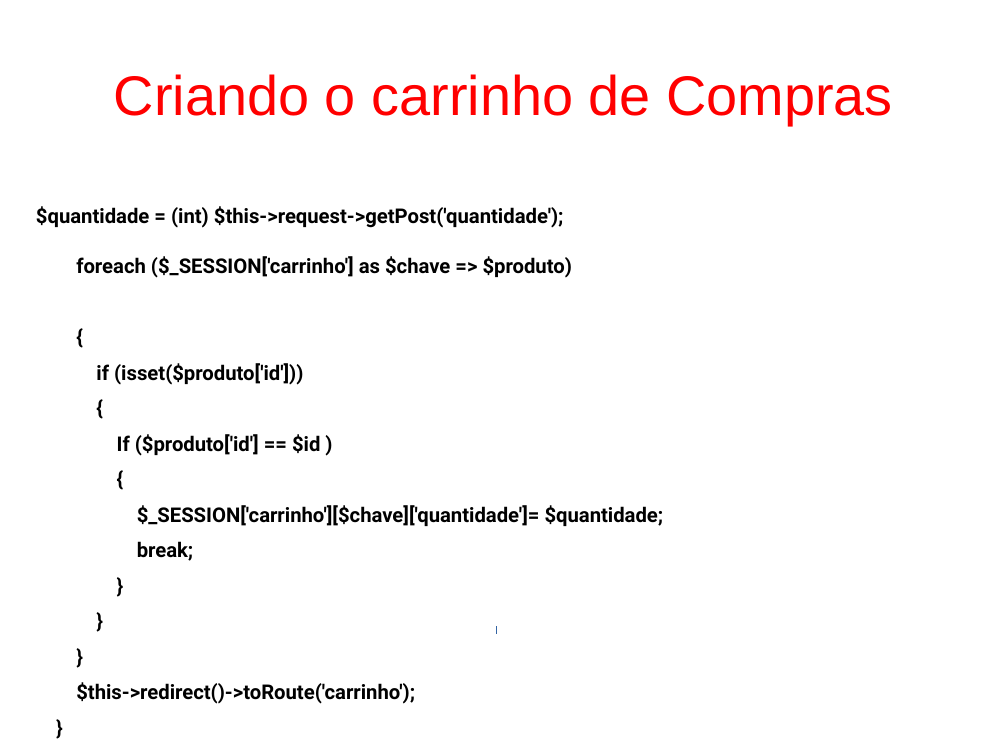
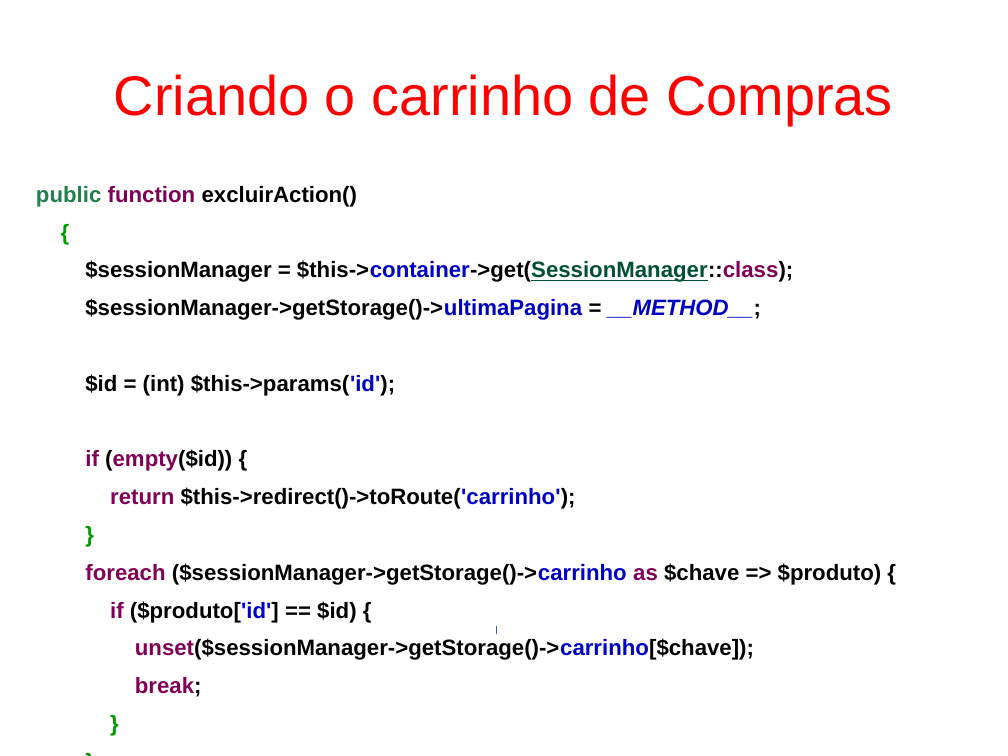
Before and after one commit to fgsl/lojasacme, a slide deck: slide 106 of docs/tutorial.odp (slide 113 before the commit). Drawn at 1008x756 pixels with LibreOffice and Linux fonts; fonts in the diff are those of the drawing. Boxes give left, top, right and bottom in pixels: in the first picture for what was removed or moved away, otherwise in the second. Text is boxed around its words. In the diff, an @@ line names an element or a change of style, - is before the commit and + after.

```diff
--- a/docs/tutorial.odp
+++ b/docs/tutorial.odp
@@ text at [36,186,357,207]: text changed; size 16 to 17.5 pt; font Roboto to Arial @@
-$quantidade = (int) $this->request->getPost('quantidade');
-foreach ($_SESSION['carrinho'] as $chave => $produto)
+public function excluirAction()
@@ text at [36,186,882,697]: paragraph added @@
+return $this->redirect()->toRoute('carrinho');
@@ text "public function excluirAction()": place and size @@
-text "public function excluirAction()" at [36,206,664,704]
+text "public function excluirAction()" at [36,186,882,697]
@@ text at [85,260,882,660]: text changed; size 16 to 17.5 pt; font Roboto to Arial @@
-if (isset($produto['id']))
-{
-If ($produto['id'] == $id )
-{
-$_SESSION['carrinho'][$chave]['quantidade']= $quantidade;
+$sessionManager = $this->container->get(SessionManager::class);
+$sessionManager->getStorage()->ultimaPagina = __METHOD__;
+$id = (int) $this->params('id');
+if (empty($id)) {
+return $this->redirect()->toRoute('carrinho');
+}
+foreach ($sessionManager->getStorage()->carrinho as $chave => $produto) {
+if ($produto['id'] == $id) {
+unset($sessionManager->getStorage()->carrinho[$chave]);
@@ text at [76,682,415,704]: paragraphs removed @@
-$this->redirect()->toRoute('carrinho');
-}
@@ text at [135,677,202,697]: size 16 to 17.5 pt, font Roboto to Arial in "{", "break;", "}", "}" and 1 more places; text colour #000000 to #009900 in "{", "}", "}", "}"; text colour #000000 to #7F0055 in "break;" @@
```
Also in this commit, not shown: 53 other slides changed, 12 slides added, 12 slides removed.
